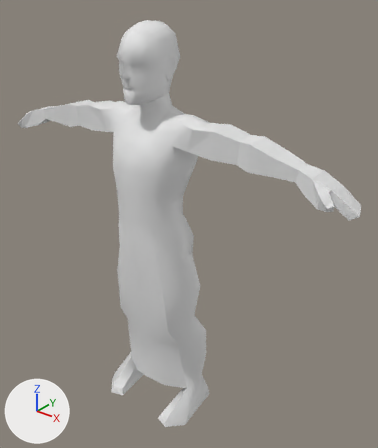
The FBX model media/anims_X/normal/TTRP_Hands_On_Thighs.fbx, before and after one commit.
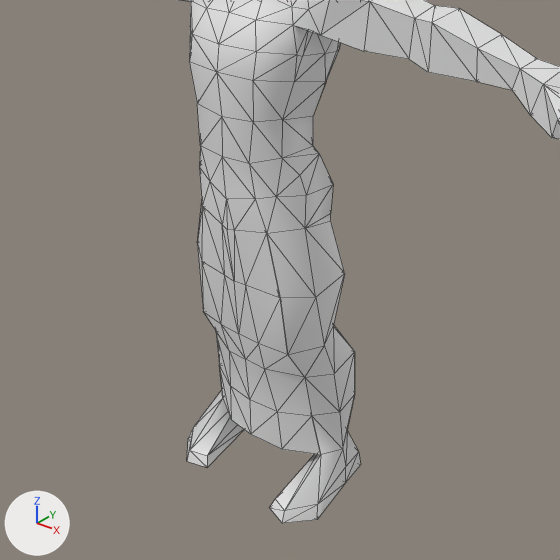
Each version is shown whole from a 50 mm lens placed at (0.774, -0.803, 1.077), pointed at (0.057, 0.093, 0.521), then close up on the part from 2% to 85% of the width and 29% to 100% of the height. Lighting does not change. The marker at lower left points along +X, +Y and +Z. The close-ups show mesh edges as thin lines. Materials are left out; every surface is plain grey. Where no turn or scale is listed for an object, it has been applied to the vertices. Vertices at the same position are counted once.

In view in the first close-up: 'Body_Dress'.
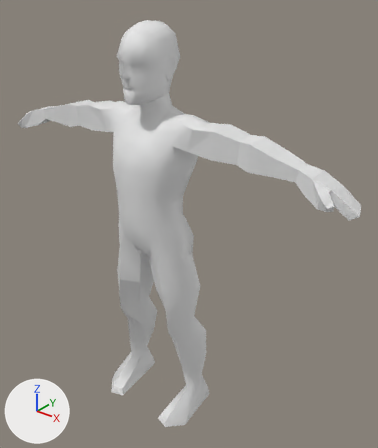
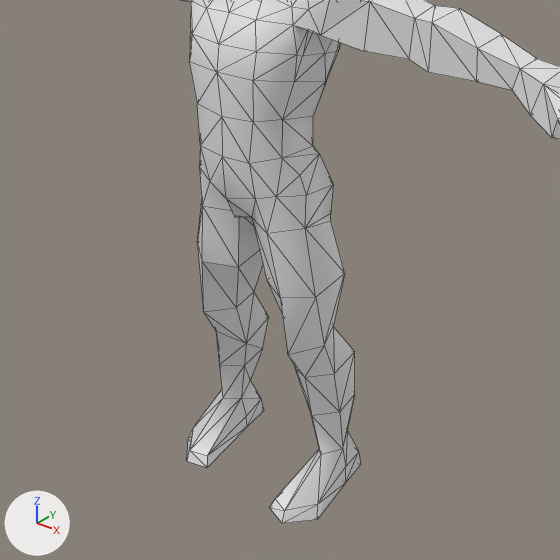
Boxes (x1, y1, x2, y2) around the edits, measured in the close-ups (560 x 560 px):
```json
{"part": 1, "of": "me_body", "change": "deleted", "before": [202, 182, 352, 455]}
```

Scene script edits in JSON lines:
```json
{"block": "me_body", "where": "# used by ob_body_dress; location = (0.0, 0.0, 0.005)"}
{"op": "remove", "block": "me_body", "code": "me_body.from_pydata(...)  # 470 vertices, 914 faces; spans x -0.493..0.493, y -0.06..0.122, z -0.001..0.98"}
{"op": "add", "block": "me_body", "code": "me_body.from_pydata(...)  # 416 vertices, 826 faces; spans x -0.493..0.493, y -0.06..0.107, z -0.001..0.98"}
{"block": "me_body", "change": "me_body part 1"}
{"block": "me_body", "change": "54 vertices are removed from x -0.12..0.124, y -0.043..0.122, z 0.073..0.463"}
{"block": "me_body", "change": "88 faces are deleted"}
```
